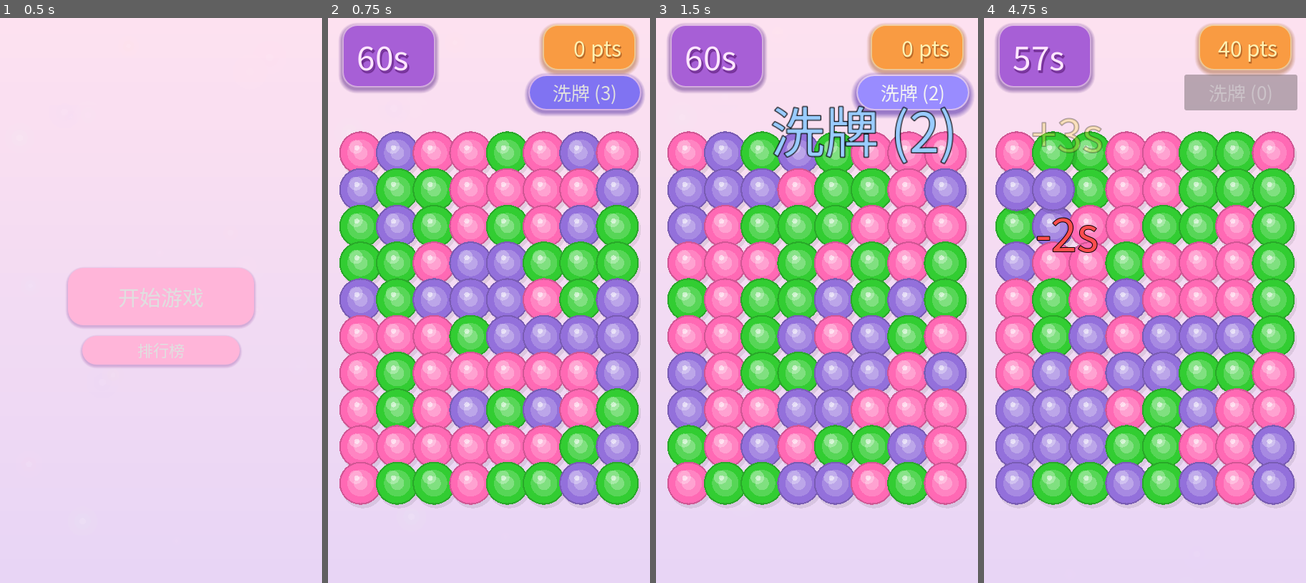
Above: before the commit, frames 1-4 (left to right).
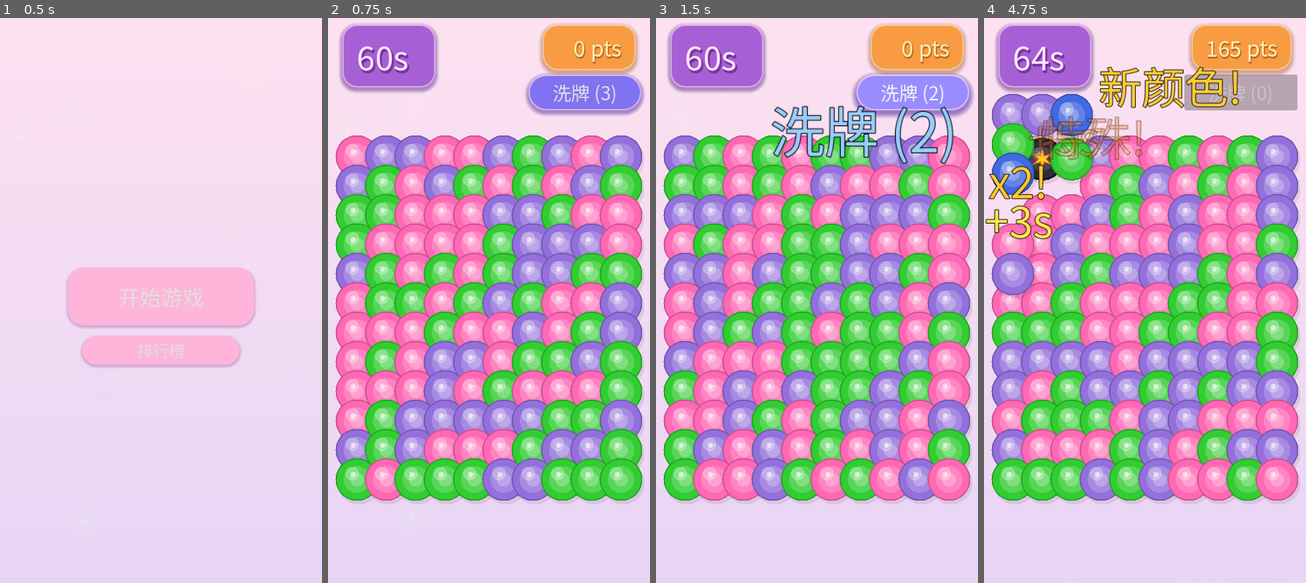
Above: after the commit, the same moments.

Repository: a812358816/bubble-match
Game: Godot game, scene res://main.tscn
Same seed, same stepped clock (60 frames per second), same inputs: the game is played once before the commit and once after it.
Inputs (mouse positions are in pixels of both pictures, inside the frame that each line leads up to):
- Up to frame 1 (0.5 s): no input
- Up to frame 2 (0.75 s): click "开始游戏" at 0.5 s
- Up to frame 3 (1.5 s): click "洗牌 (3)" at 1.25 s
- Up to frame 4 (4.75 s): click "洗牌 (2)" at 2 s; click "洗牌 (1)" at 2.75 s; move the mouse to (1016, 153) at 3.52 s; click (1016, 153) at 3.67 s; move the mouse to (1016, 227) at 4.27 s; click (1016, 227) at 4.42 s

Frame 1 is identical in both runs. In frame 2, 55% of the frame differs, in the area x 2-98%, y 20-87%; in frame 3, 55%; in frame 4, 61%, in the area x 0-98%, y 1-87%.

Commit message:
网格 10×12（120球竖屏铺满）

Diff:
--- a/src/gameplay/bubble_match.gd
+++ b/src/gameplay/bubble_match.gd
@@ -7,8 +7,8 @@
 
 const BUBBLE_SCENE := preload("res://src/gameplay/bubble.tscn")
 
-@export var grid_cols: int = 8
-@export var grid_rows: int = 10
+@export var grid_cols: int = 10
+@export var grid_rows: int = 12
 @export var max_bubble_size: float = 650.0
 @export var min_bubble_size: float = 60.0
 @export var min_match: int = 3
